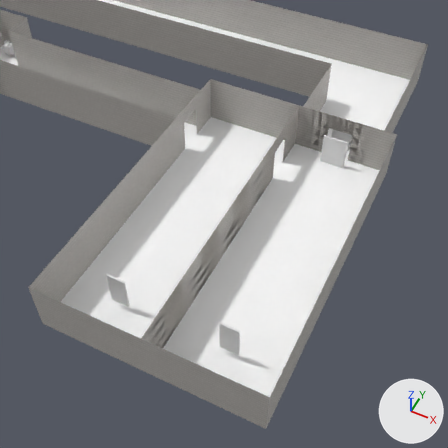
An edit to the glTF model assets/levels/level_1.glb, drawn before and after from the same camera.
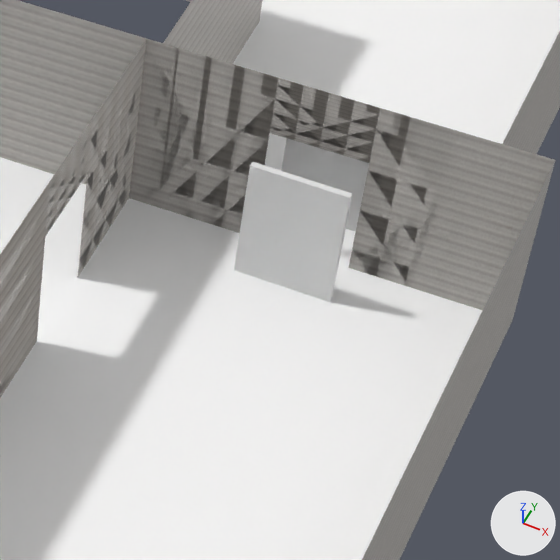
Each version is shown from a camera (50 mm lens) standing at (103.9, 12.0, 52.1) and looking at (81.3, 57.3, -4.4), then close up on the part from 59% to 89% of the width and 21% to 51% of the height. Arrows for +X, +Y and +Z are at lower right; the lights stay in place. The first two pictures are the older version. Where no turn or scale is listed for an object, it has been applied to the vertices.
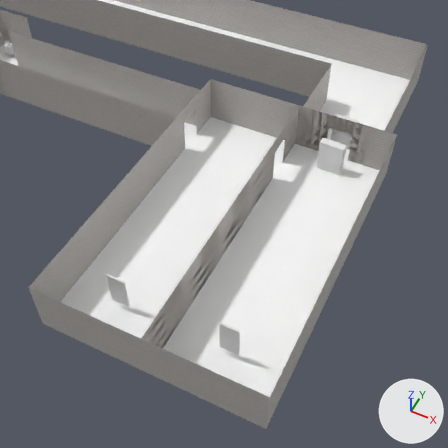
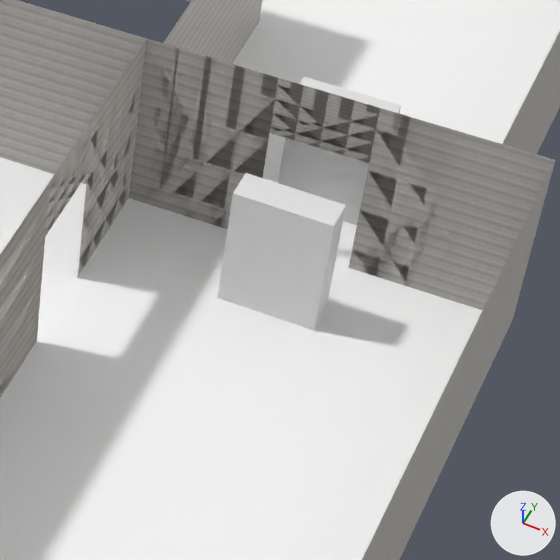
Changed parts and their boxes (x1, y1, x2, y2) in the close-ups (560 x 560 px):
'Cube.001', moved, rescaled (9% wider, 13% taller): before (234, 162, 352, 302); after (217, 173, 346, 331)
'Cube.003', moved, rescaled: before (281, 139, 369, 231); after (278, 77, 401, 225)

Patch to the scene script:
```diff
--- a/assets/levels/level_1.glb.py
+++ b/assets/levels/level_1.glb.py
@@ ob_cube_001 @@
 ob_cube_001 = bpy.data.objects.new('Cube.001', me_cube_001)
-ob_cube_001.location = (90.5, 68.46, 2.0)
+ob_cube_001.location = (90.5, 67.52, 2.0)
 ob_cube_001.rotation_euler = (0.0, 0.0, 1.553)  # degrees (0, 0, 89)
+ob_cube_001.scale = (5.0, 1.0, 1.0)
@@ ob_cube_003 @@
 ob_cube_003 = bpy.data.objects.new('Cube.003', me_cube_003)
-ob_cube_003.location = (90.61, 71.73, 2.0)
+ob_cube_003.location = (90.5, 72.4, 2.0)
 ob_cube_003.rotation_euler = (0.0, 0.0, 1.571)  # degrees (0, 0, 90)
+ob_cube_003.scale = (5.0, 1.0, 1.0)
```
